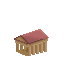
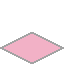
Before/after of a 64x64 layered artwork. What changed in the layer stack:
showed group "Zones" (13 layers) over [0, 32, 64, 64]
showed "red" over [4, 34, 60, 62]
showed "SelectionBox_" over [0, 32, 64, 64]
hid "Layer 8" over [14, 29, 49, 56]
